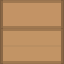
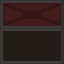
Comparing the layer stacks of the two 64×64 images. Changes:
showed group "fires" (4 layers) over 0, 0, 64, 64
painted on "background-fire" over 3, 45, 61, 47
painted on "fire" over 4, 4, 60, 26
painted on "fire-next" over 3, 43, 61, 53
hid group "small" (4 layers) over 0, 0, 64, 64
